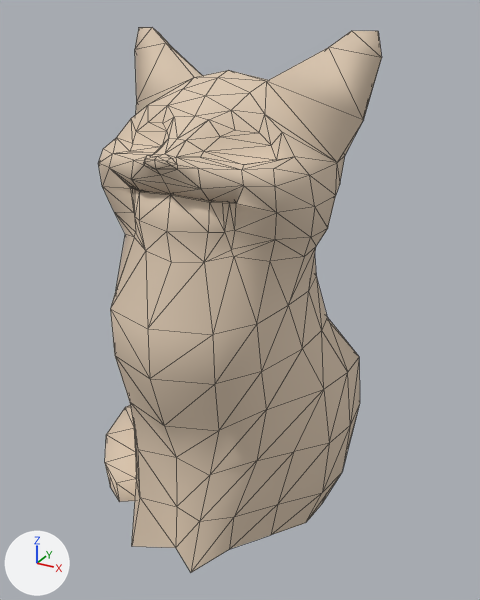
Two versions of the glTF model cat.glb, one commit apart.
Camera for both pictures: a camera (50 mm lens) standing at (8.73, -13.96, 13.28) and looking at (0.69, 0.65, 5.97). The lights are fixed; the arrows at lower left show +X, +Y and +Z. The first picture is the older version. Mesh edges are drawn as thin lines.

In view in the first picture: 'cat'.
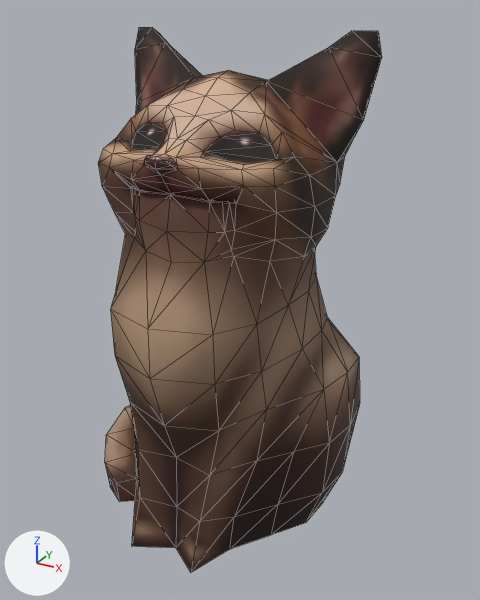
Pixel boxes [x1, y1, x2, y2] of what changed, in the pictures (480 x 600 px):
'cat', surface changed (beige to brown)
    both: [98, 27, 382, 572]

What the commit changed:
Picture 'cat3_Material_004_BaseColor' (img_cat3_material_004_basecolor) is new.
In material 'CatMat' (mat_catmat), base_color is no longer (0.72, 0.58, 0.44), beige #ddc8b1.
In material 'CatMat' (mat_catmat), texture is now set to img_cat3_material_004_basecolor.
